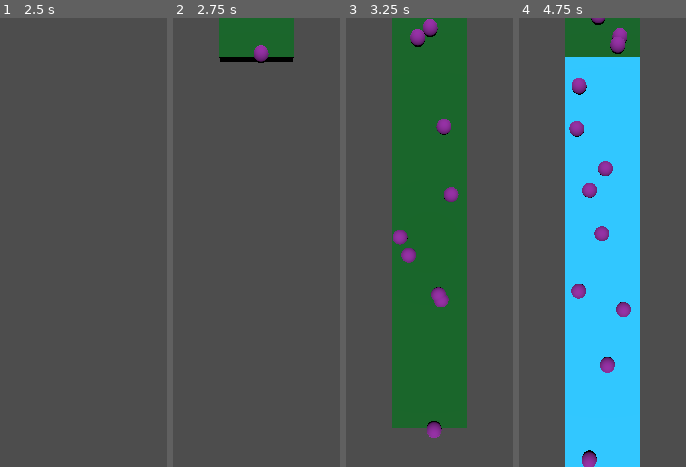
Above: before the commit, frames 1-4 (left to right).
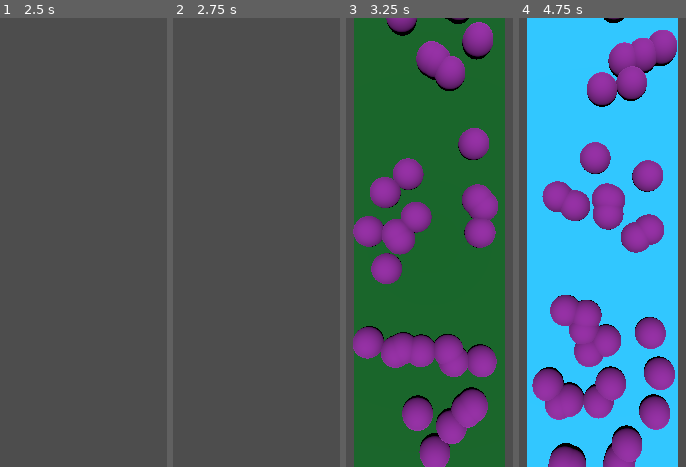
Above: after the commit, the same moments.

Repository: JakeSwin/sneakysecretninjas
Game: Godot game, scene res://Main.tscn
Same seed, same stepped clock (60 frames per second), same inputs: the game is played once before the commit and once after it.
Inputs:
- Up to frame 1 (2.5 s): tap Enter at 0.5, 2 s; tap Space at 1.25 s
- Up to frame 2 (2.75 s): no input
- Up to frame 3 (3.25 s): no input
- Up to frame 4 (4.75 s): no input

Frame 1 is identical in both runs. In frame 2, 4.4% of the frame differs, in the area x 27-73%, y 0-11%; in frame 3, 63%; in frame 4, 67%, in the area x 4-96%, y 0-100%.

Commit message:
changed angle

Diff:
--- a/GroundSpawner.gd
+++ b/GroundSpawner.gd
@@ -29,7 +29,7 @@
 	spawn_bushes(new_ground)
 
 func spawn_bushes(ground):
-	var bush_count = 20
+	var bush_count = 100
 	var plane_width = 5
 	var plane_length = 50
 
--- a/Main.tscn
+++ b/Main.tscn
@@ -5,7 +5,7 @@
 [node name="Main" type="Node3D"]
 
 [node name="CameraPivot" type="Marker3D" parent="."]
-transform = Transform3D(1, 0, 0, 0, 1.19249e-08, 1, 0, -1, 1.19249e-08, 0, 20, 0)
+transform = Transform3D(1, 0, 0, 0, 1.19249e-08, 1, 0, -1, 1.19249e-08, 0, 10, 0)
 
 [node name="Camera3D" type="Camera3D" parent="CameraPivot"]
 
